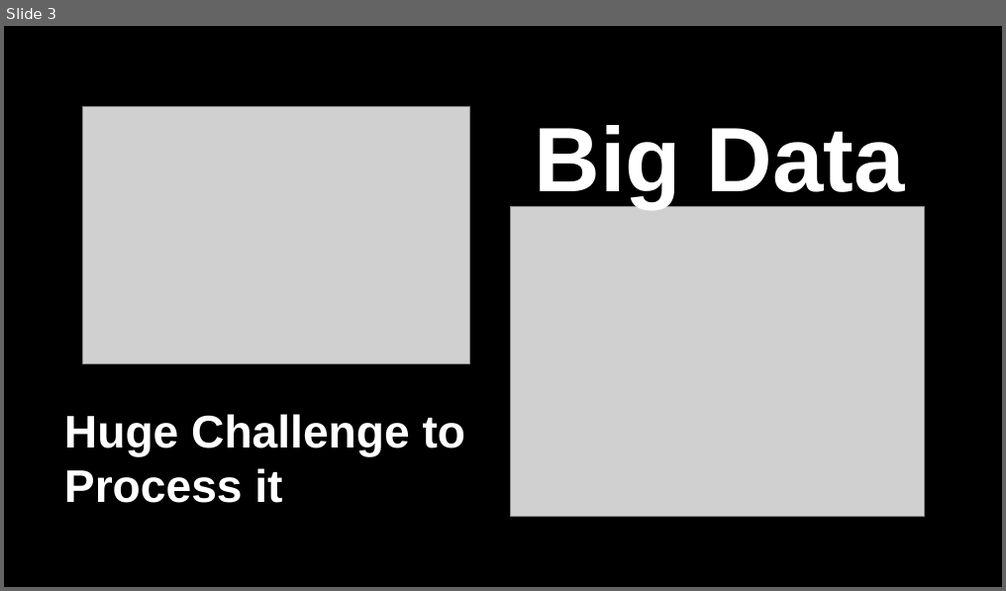
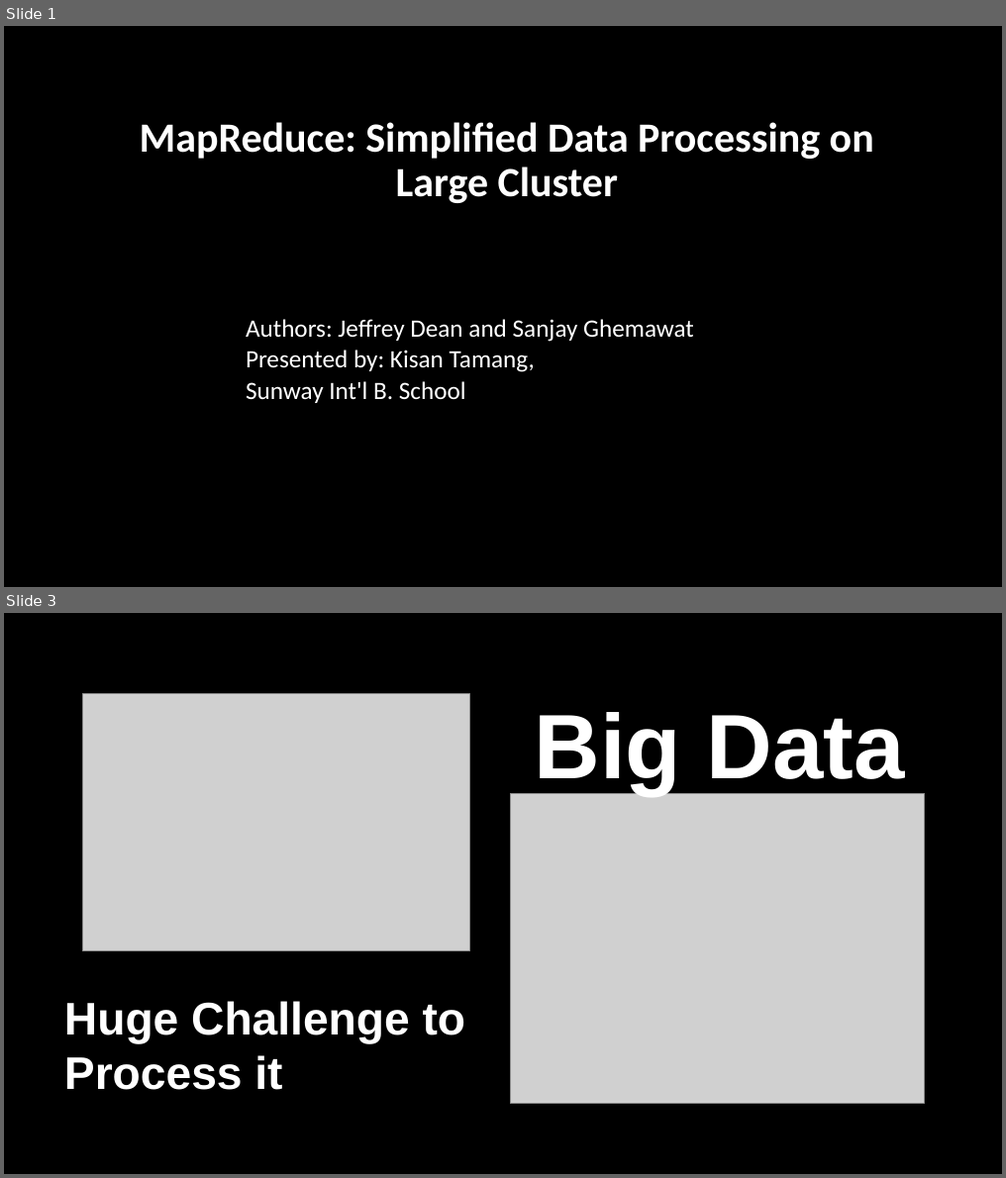
Before and after one commit to kisan101/presentation-on-MapReduce, a slide deck: map_reduce.pptx. Shown one above the other, each under a label of ours: slide 3 before the commit, slides 1 and 3 after it; the slides between them are not shown. The pictures are 1006x591 and 1006x1178 pixels, drawn with LibreOffice and Linux fonts; fonts in the diff are those of the drawing; grey boxes stand for pictures. Boxes give left, top, right and bottom in pixels: in the first picture for what was removed or moved away, otherwise in the second. Text is boxed around its words. In the diff, an @@ line names an element or a change of style, - is before the commit and + after.

```diff
--- a/map_reduce.pptx
+++ b/map_reduce.pptx
@@ slide 1 added at <box>4,26,1002,587</box>, background #000000 @@
@@ text added at <box>140,122,874,203</box>, 40 pt, text #FFFFFF, bold @@
+MapReduce: Simplified Data Processing on Large Cluster
@@ text added at <box>246,319,694,403</box>, 24 pt, text #FFFFFF @@
+Authors: Jeffrey Dean and Sanjay Ghemawat
+Presented by: Kisan Tamang,
+Sunway Int'l B. School
```
Also in this commit, not shown: 1 slide changed, 12 other slides added, 7 slides removed.
